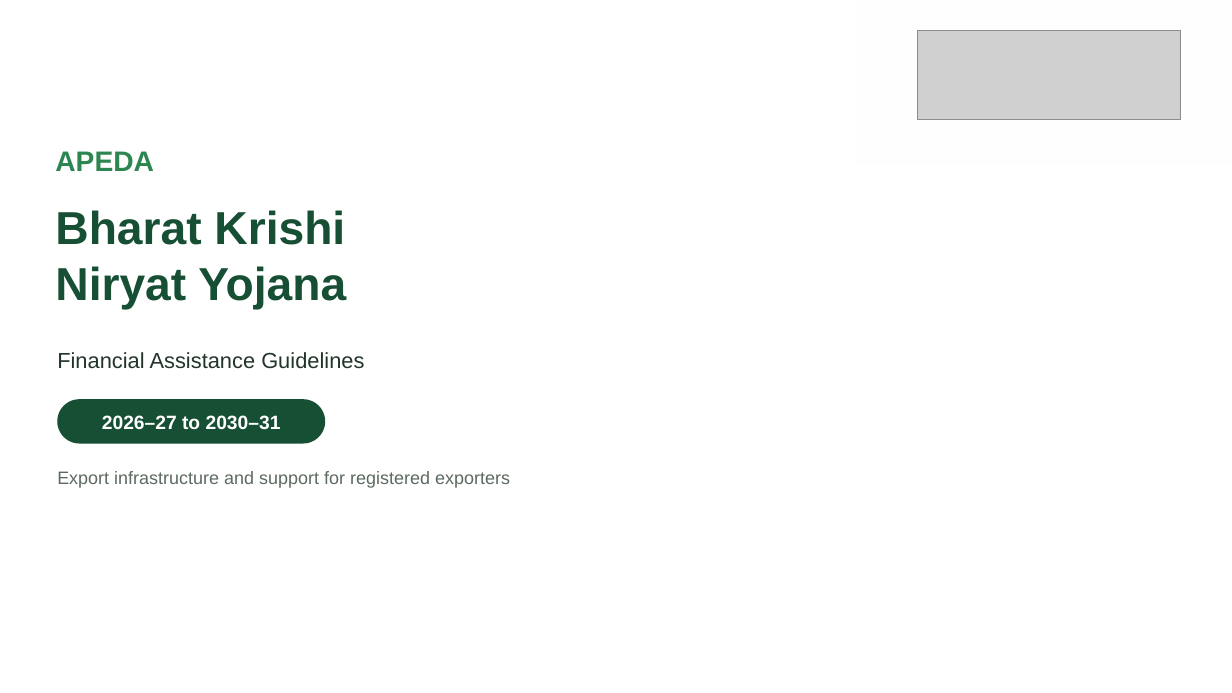
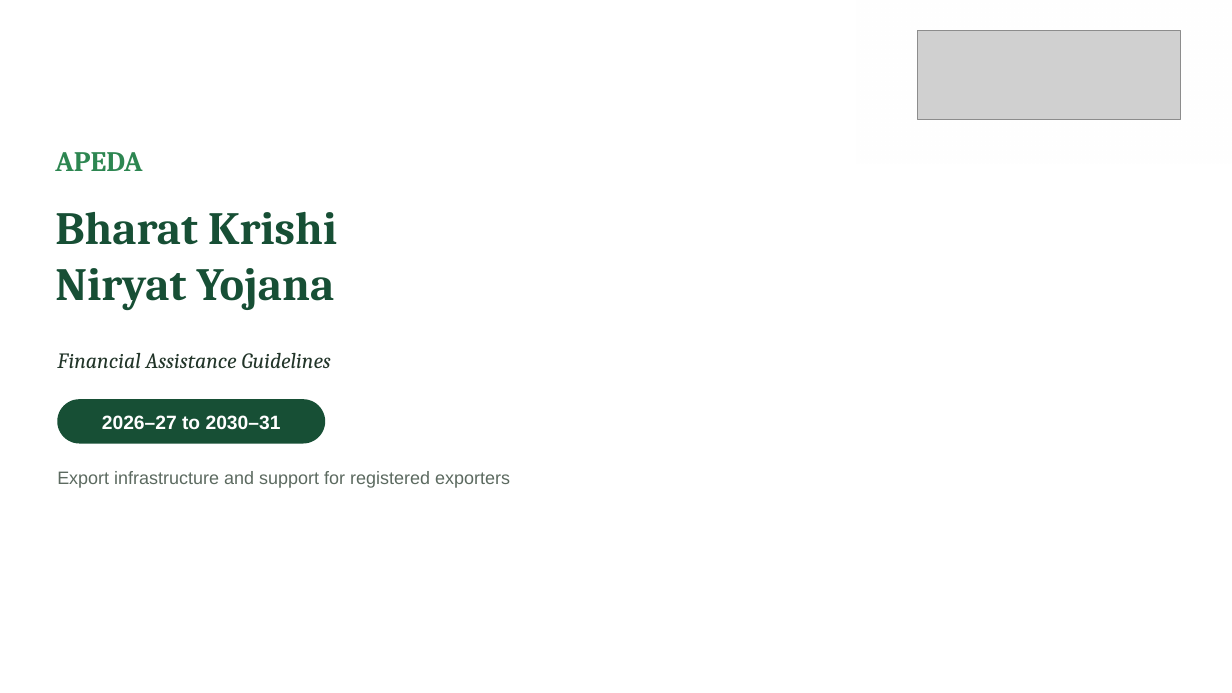
Before and after one commit to BantheFox012/FM, a slide deck: slide 1 of APEDA_BKNY_Standard_40_Percent.pptx. Drawn at 1232x693 pixels with LibreOffice and Linux fonts; fonts in the diff are those of the drawing; grey boxes stand for pictures; background and template pictures are left out. Boxes give left, top, right and bottom in pixels: in the first picture for what was removed or moved away, otherwise in the second. Text is boxed around its words. In the diff, an @@ line names an element or a change of style, - is before the commit and + after.

```diff
--- a/APEDA_BKNY_Standard_40_Percent.pptx
+++ b/APEDA_BKNY_Standard_40_Percent.pptx
@@ text "APEDA" at (55,152,142,171): font Arial to Cambria @@
@@ text "Bharat Krishi" at (55,212,337,310): font Arial to Cambria @@
@@ text "Financial Assistance Guidelines" at (57,353,331,368): font Arial to Cambria, italic on @@
```
Also in this commit, not shown: 13 other slides changed.
